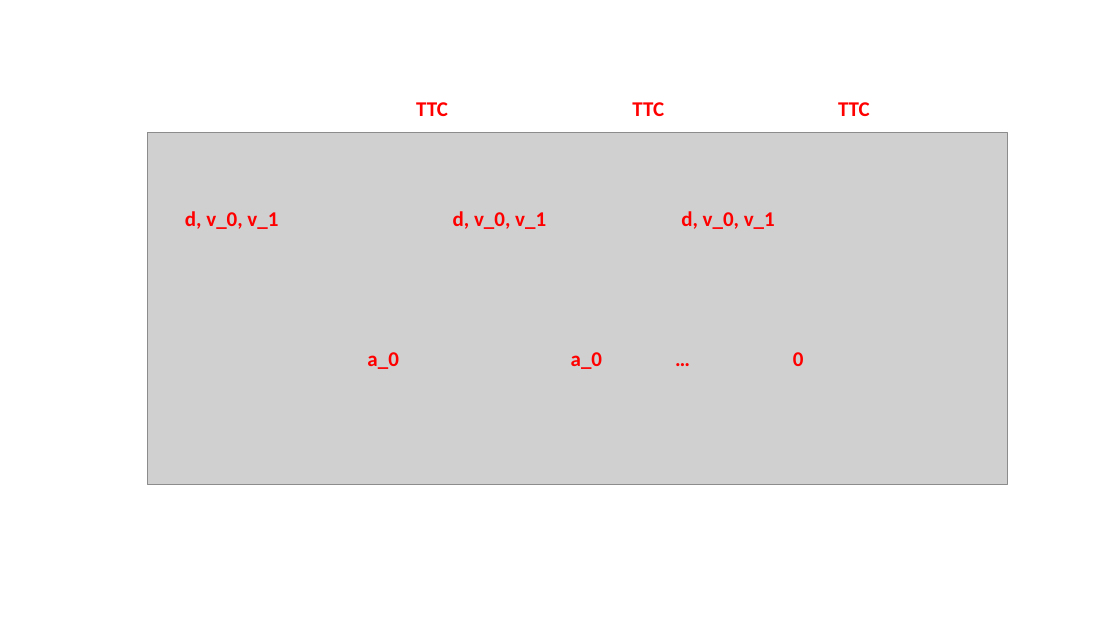
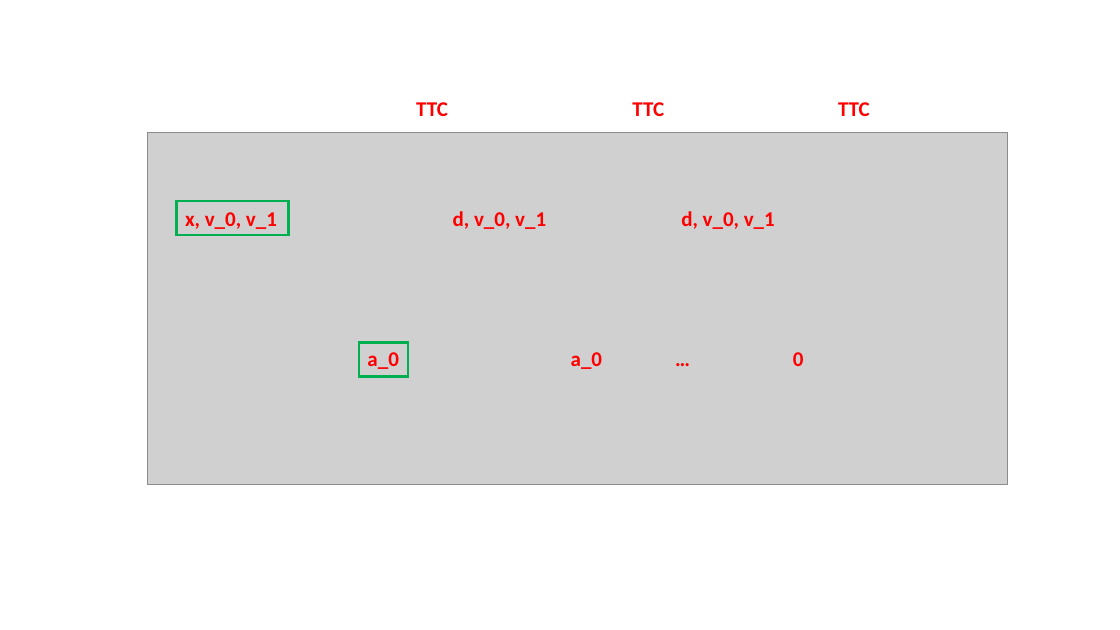
Before and after one commit to MarkMaaaaa/Generative-Adversarial-Control-model-for-AV-Test, a slide deck: slide 10 of Figs.pptx. Drawn at 1120x630 pixels with LibreOffice and Linux fonts; fonts in the diff are those of the drawing; grey boxes stand for pictures. Boxes give left, top, right and bottom in pixels: in the first picture for what was removed or moved away, otherwise in the second. Text is boxed around its words. In the diff, an @@ line names an element or a change of style, - is before the commit and + after.

```diff
--- a/Figs.pptx
+++ b/Figs.pptx
@@ rectangle added at (176,201,288,234), outline #00B050 2.25 pt @@
@@ text at (185,212,277,229): text changed @@
-d, v_0, v_1
+x, v_0, v_1
@@ rectangle added at (360,343,408,376), outline #00B050 2.25 pt @@
```
Also in this commit, not shown: 3 other slides changed, 1 slide added, 1 other file.
